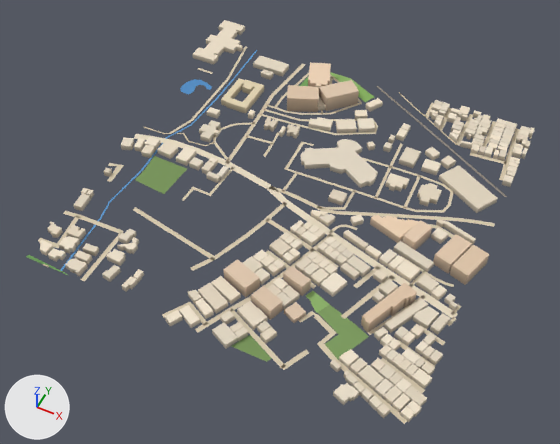
The glTF model public/assets/bengaluru-region-v1/tiles/t17_1-l0.glb: old version first, new version second.
Both versions are drawn from a 50 mm lens placed at (9049.0, 101.0, 737.0), pointed at (8743.0, 714.0, -29.0). The lights are fixed; the arrows at lower left show +X, +Y and +Z. The picture after the commit comes second. Vertices at exactly the same position are counted once.

In view in the first picture: 'building', 'ground', 'water'.
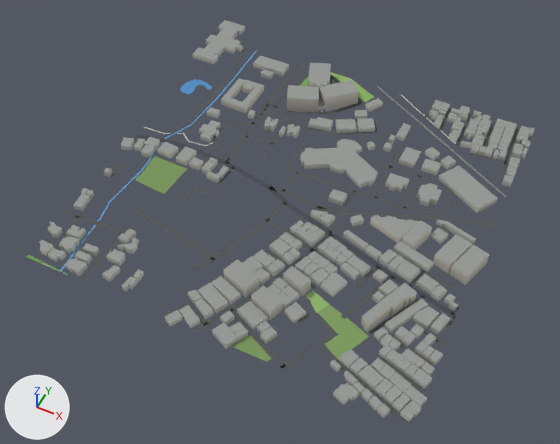
The change in detail:
me_building is used by ob_building; location (8500.0, 500.0, 0.0).
me_building had 2697 vertices, 3535 faces and spanned x -22.0..509.0, y -10.0..541.0, z 0.0..24.0.
me_building now has 2697 vertices, 4364 faces and spans x -22.0..509.0, y -10.0..541.0, z 0.0..24.0.
me_building part 1: 3535 kept faces spanning x -22.0..509.0, y -10.0..541.0, z 0.0..24.0 get new vertex colours.
me_ground is used by ob_ground; location (8500.0, 500.0, 0.0).
me_ground had 750 vertices, 590 faces and spanned x -1.0..502.0, y -3.0..502.0, z 1.0.
me_ground now has 773 vertices, 613 faces and spans x 0.0..500.0, y 0.0..500.0, z 1.0.
me_ground part 2: the loose piece of 24 vertices spanning x 213.0..501.0, y 145.0..243.0, z 1.0 is rebuilt with 26 vertices and now spans x 214.0..500.0, y 146.0..242.0, z 1.0.
me_ground part 3: the loose piece of 14 vertices spanning x 148.0..259.0, y 384.0..454.0, z 1.0 is rebuilt with 14 vertices and now spans x 148.0..260.0, y 383.0..454.0, z 1.0.
me_ground part 4: the loose piece of 10 vertices spanning x 34.0..143.0, y 247.0..262.0, z 1.0 is rebuilt with 10 vertices and now spans x 35.0..143.0, y 249.0..260.0, z 1.0.
me_ground part 5: the loose piece of 8 vertices spanning x 142.0..216.0, y 234.0..258.0, z 1.0 is rebuilt with 8 vertices and now spans x 142.0..216.0, y 235.0..256.0, z 1.0.
me_ground part 6: the loose piece of 6 vertices spanning x -1.0..36.0, y 238.0..257.0, z 1.0 is rebuilt with 6 vertices and now spans x 0.0..36.0, y 239.0..255.0, z 1.0.
me_ground part 7: 13 vertices moved from x 132.0..501.0, y 303.0..501.0, z 1.0 to x 133.0..500.0, y 310.0..500.0, z 1.0; 47 vertices removed from x 136.0..501.0, y 255.0..502.0, z 1.0; 56 vertices added at x 137.0..500.0, y 249.0..500.0, z 1.0.
me_ground part 8: 20 vertices moved from x 242.0..502.0, y -3.0..166.0, z 1.0 to x 242.0..500.0, y 0.0..174.0, z 1.0; 11 vertices removed from x 198.0..502.0, y -2.0..167.0, z 1.0; 21 vertices added at x 198.0..500.0, y 0.0..160.0, z 1.0.
me_ground part 9: 4 vertices moved from x -1.0..20.0, y 177.0..187.0, z 1.0 to x 0.0..19.0, y 176.0..188.0, z 1.0; 2 vertices added at x 10.0, y 265.0..267.0, z 1.0.
me_ground part 10: 2 vertices moved from x 48.0..52.0, y 443.0..444.0, z 1.0 to x 47.0..51.0, y 450.0, z 1.0; 2 vertices removed from x 43.0..47.0, y 471.0..472.0, z 1.0; 2 vertices added at x 41.0..45.0, y 484.0..485.0, z 1.0.
me_ground part 11: 393 kept faces spanning x 0.0..500.0, y 0.0..500.0, z 1.0 get new vertex colours; the middle colour goes from beige #d7c9ae to dark grey #535556.
Other edits to the shape of me_ground do not show in these pictures.

Boxes [x1, y1, x2, y2] around the edits, measured in the pictures (560 x 444 px; the box of a moved part takes in the faces that stretch with it):
part 1 of me_building, recoloured (darker): [39, 20, 535, 422] in both
part 2 of me_ground, rebuilt: before [267, 186, 458, 319]; after [268, 187, 457, 319]
part 3 of me_ground, rebuilt: before [275, 102, 362, 115]; after [274, 102, 362, 115]
part 4 of me_ground, rebuilt: [160, 138, 228, 165] in both
part 5 of me_ground, rebuilt: before [225, 162, 271, 189]; after [226, 163, 271, 189]
part 6 of me_ground, rebuilt: before [134, 134, 160, 140]; after [134, 135, 160, 139]
part 7 of me_ground, moved or reshaped: before [271, 63, 520, 227]; after [270, 64, 520, 227]
part 8 of me_ground, moved or reshaped: [162, 302, 462, 424] in both
part 9 of me_ground, moved or reshaped: before [107, 163, 124, 182]; after [107, 127, 164, 182]
part 10 of me_ground, moved or reshaped: [227, 46, 247, 79] in both
part 11 of me_ground, recoloured: [38, 68, 531, 397] in both
